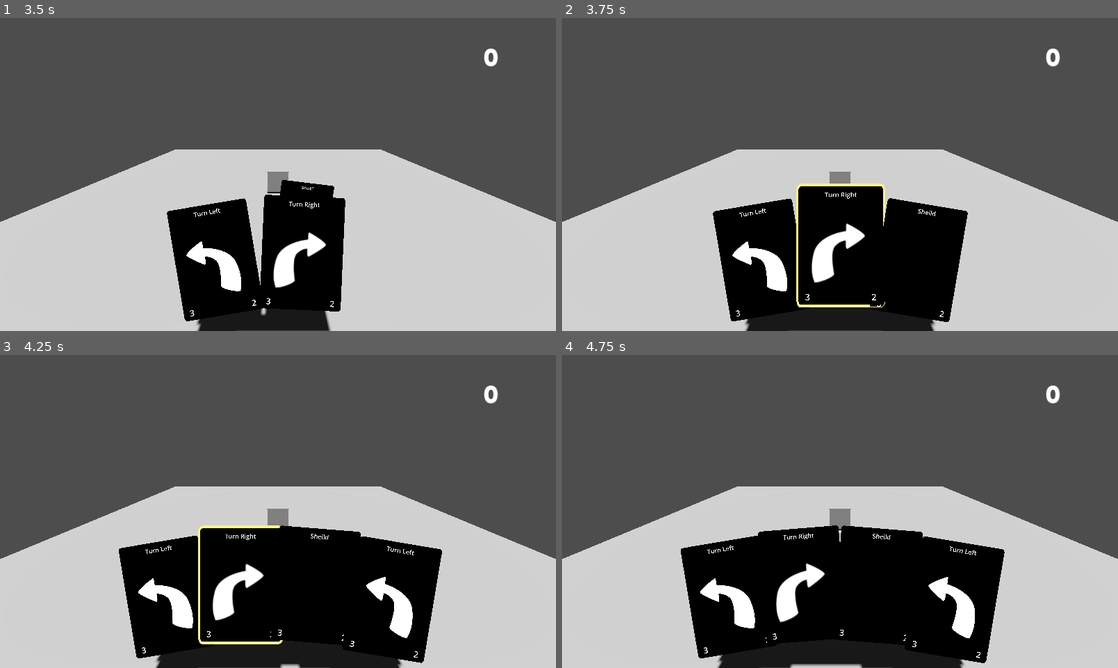
Above: before the commit, frames 1-4 (two rows, left to right).
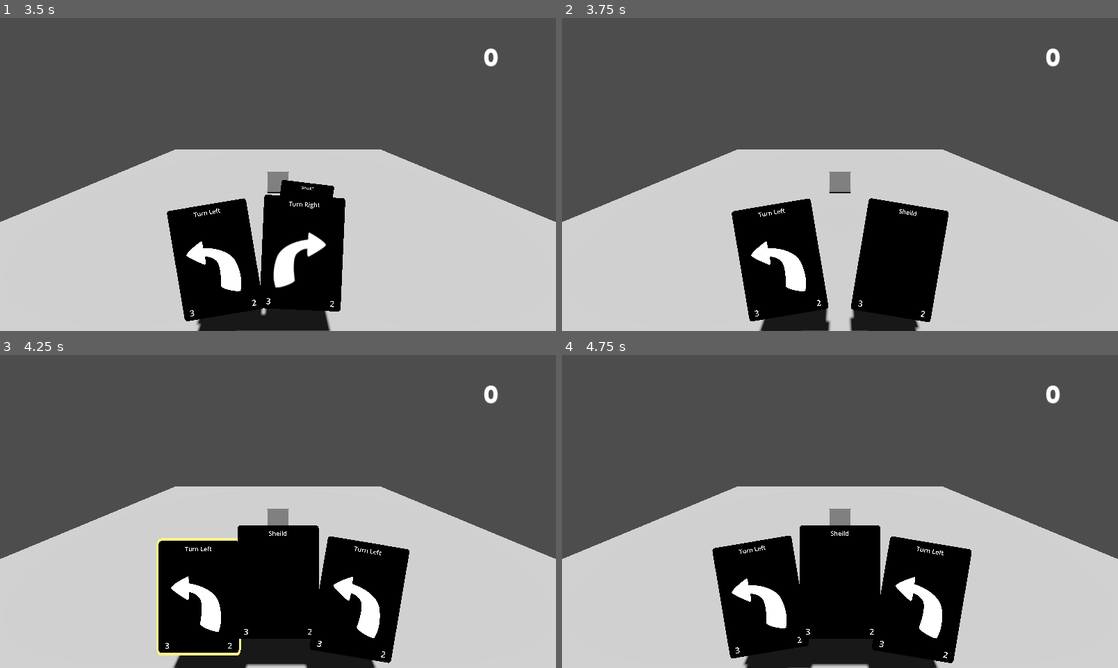
Above: after the commit, the same moments.

Repository: ee0pdt/godot4-game-template
Game: Godot game, scene res://splash_screen/splash_screen.tscn
Two runs of this game, one before a commit and one after it. Both use one fixed random seed, a clock stepped at 60 frames per second and the inputs below.
Inputs (mouse positions are in pixels of both pictures, inside the frame that each line leads up to):
- Up to frame 1 (3.5 s): tap Enter at 0.5, 2 s; move the mouse to (400, 158) at 0.52 s; hold Right (move_right) 0.53-1.28 s; tap E (interact) at 0.6, 1.35, 2.1 s; click (400, 158) at 0.67 s; tap Space (jump) at 0.77, 1.25, 1.52 s; move the mouse to (166, 190) at 1.27 s; hold S (move_backward) 1.28-2.03 s; move the mouse to (333, 105) at 2.02 s; hold Right (move_right) 2.03-2.75 s; click "Start Game" at 2.75 s
- Up to frame 2 (3.75 s): move the mouse to (812, 237) at 3.52 s; hold W (move_forward) from 3.53 s (still down); tap E (interact) at 3.6 s; click (812, 237) at 3.67 s
- Up to frame 3 (4.25 s): keep holding W (move_forward); tap Space (jump) at 3.77 s
- Up to frame 4 (4.75 s): move the mouse to (1006, 558) at 4.27 s; release W (move_forward) at 4.28 s; hold Left (move_left) from 4.28 s (still down); tap E (interact) at 4.35 s; tap Space (jump) at 4.52 s

Frame 1 is identical in both runs. In frame 2, 8.0% of the frame differs, in the area x 27-73%, y 52-100%; in frame 3, 8.7%, in the area x 21-80%, y 54-100%; in frame 4, 8.3%.

Commit message:
Added basic code to play card

Diff:
--- a/cards/hand.gd
+++ b/cards/hand.gd
@@ -34,6 +34,11 @@
 #	card.inspect.connect(inspection)
 
 
+func play_card(card) -> void:
+	remove_child(card)
+	sort_hand()
+
+
 func sort_hand() -> void:
 	var max_width
 	if get_child_count() >= width_array.size():
--- a/levels/level.gd
+++ b/levels/level.gd
@@ -38,3 +38,4 @@
 
 func _handle_play_card(card: Card3D):
 	print("Card played: ", card.type)
+	hand.play_card(card)
